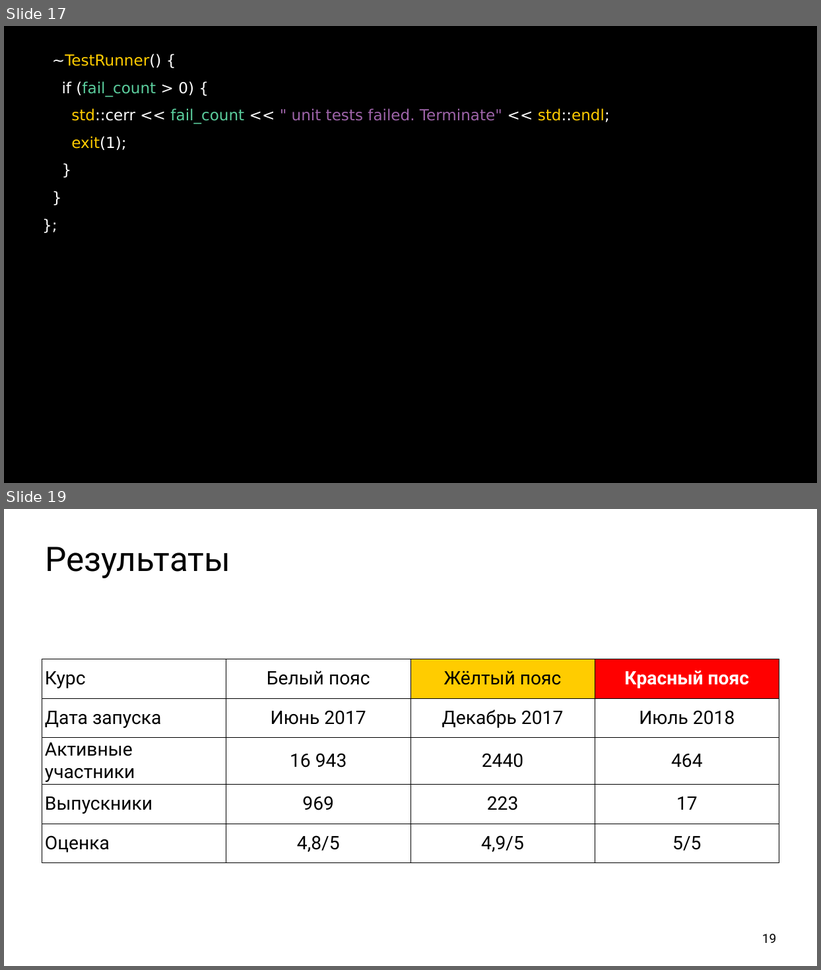
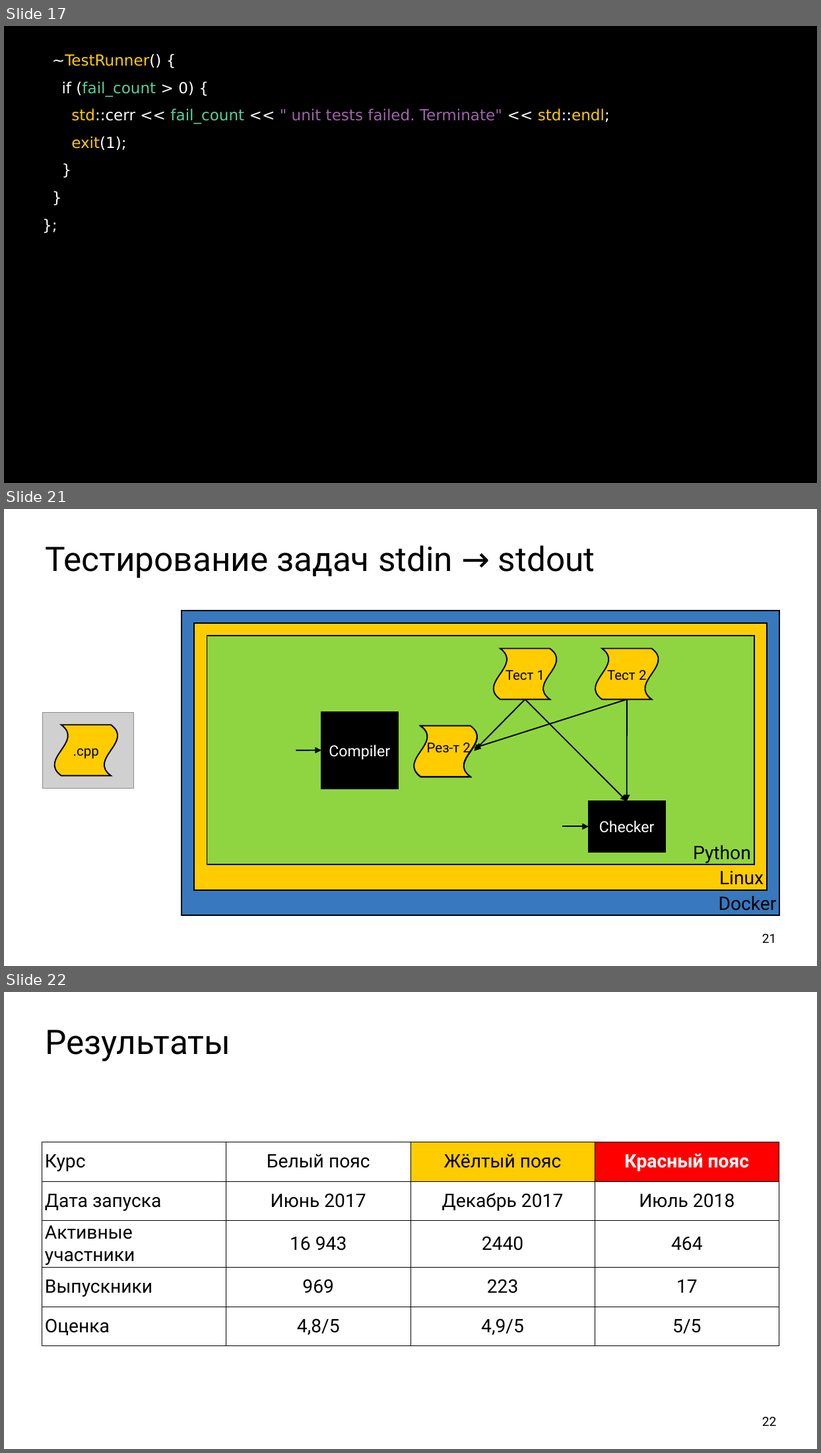
Before and after one commit to ishfb/cpprus18, a slide deck: slides.pptx. Shown one above the other, each under a label of ours: slides 17 and 19 before the commit, slides 17, 21 and 22 after it; the slides between them are not shown. The pictures are 821x970 and 821x1453 pixels, drawn with LibreOffice and Linux fonts; fonts in the diff are those of the drawing; grey boxes stand for pictures. Boxes give left, top, right and bottom in pixels: in the first picture for what was removed or moved away, otherwise in the second. Text is boxed around its words. In the diff, an @@ line names an element or a change of style, - is before the commit and + after.

Commit message:
Мегаанимация тестирования задач stdin → stdout

```diff
--- a/slides.pptx
+++ b/slides.pptx
@@ slide 21 added at [4, 509, 817, 966], background #FFFFFF @@
@@ title added at [45, 545, 595, 578], 80 pt, text #000000 @@
+Тестирование задач stdin → stdout
@@ rectangle added at [182, 611, 780, 916], fill #3878BE, outline #000000 3 pt, 44 pt, text #000000 @@
+Docker
@@ rectangle added at [194, 623, 767, 890], fill #FFCC00, outline #000000 3 pt, 44 pt, text #000000 @@
+Linux
@@ rectangle added at [207, 636, 754, 865], fill #8FD541, outline #000000 3 pt, 44 pt, text #000000 @@
+Python
@@ wave added at [493, 649, 557, 700], fill #FFCC00, outline #000000 3 pt @@
@@ wave added at [595, 649, 659, 700], fill #FFCC00, outline #000000 3 pt @@
@@ text added at [506, 670, 545, 684], 32 pt, text #000000 @@
+Тест 1
@@ text added at [607, 670, 647, 684], 32 pt, text #000000 @@
+Тест 2
@@ arrow added from (525, 700) to (475, 751), #000000 3 pt @@
@@ arrow added from (627, 700) to (475, 748), #000000 3 pt @@
@@ arrow added from (525, 700) to (627, 801), #000000 3 pt @@
@@ arrow added from (627, 700) to (627, 801), #000000 3 pt @@
@@ picture added at [42, 712, 133, 789] @@
@@ wave added at [54, 725, 118, 776], fill #FFCC00, outline #000000 3 pt @@
@@ rectangle added at [321, 712, 398, 789], fill #000000, outline #000000 3 pt, 36 pt, text #FFFFFF @@
+Compiler
@@ wave added at [414, 726, 478, 778], fill #FFCC00, outline #000000 3 pt @@
@@ wave added at [414, 726, 478, 777], fill #FFCC00, outline #000000 3 pt @@
@@ text added at [427, 740, 471, 757], 32 pt, text #000000 @@
+Рез-т 1
@@ text added at [463, 743, 471, 757], 32 pt, text #000000 @@
+Рез-т 2
@@ text added at [73, 749, 99, 759], 32 pt, text #000000 @@
+.cpp
@@ arrow added from (296, 751) to (321, 751), #000000 3 pt @@
@@ rectangle added at [589, 801, 665, 852], fill #000000, outline #000000 3 pt, 36 pt, text #FFFFFF @@
+Checker
@@ arrow added from (562, 827) to (589, 827), #000000 3 pt @@
@@ page number added at [762, 934, 777, 943], 30 pt, text #000000 @@
+21
@@ what was slide 19 is now slide 22 @@
@@ page number at [762, 1417, 777, 1426]: text changed @@
-19
+22
```
Also in this commit, not shown: 2 slides changed, 2 other slides added, 1 other file.
